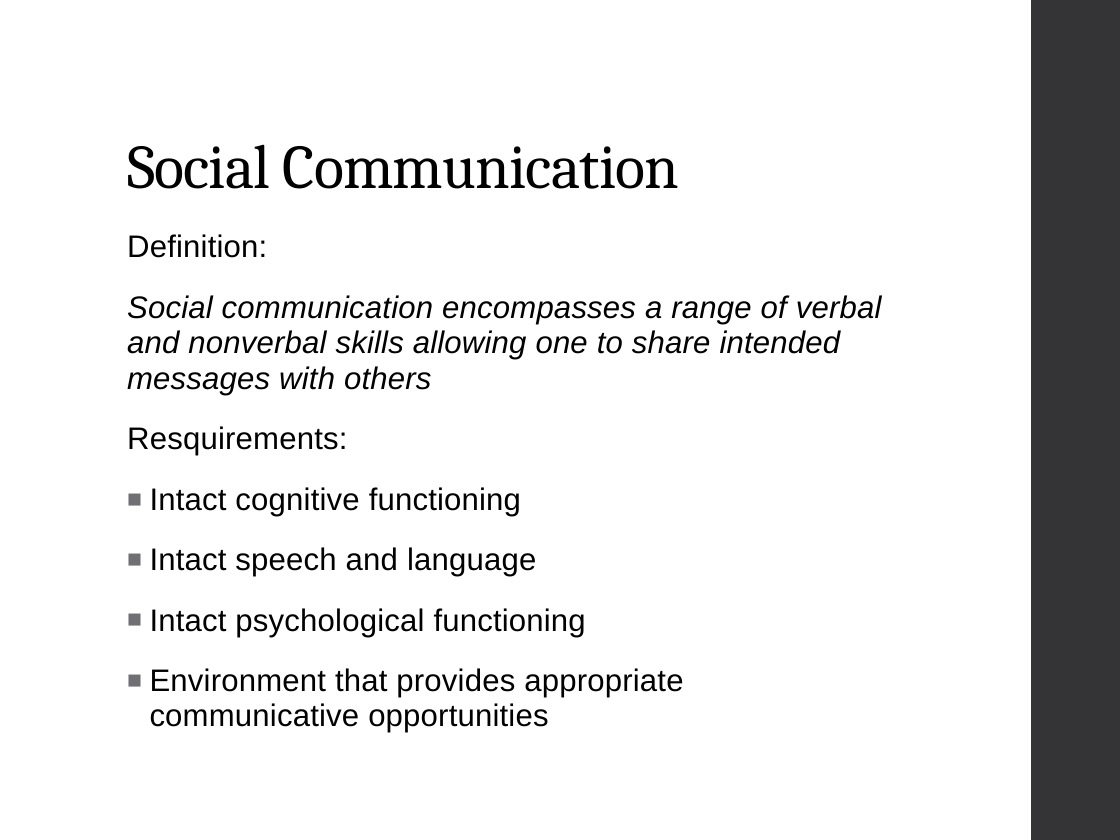
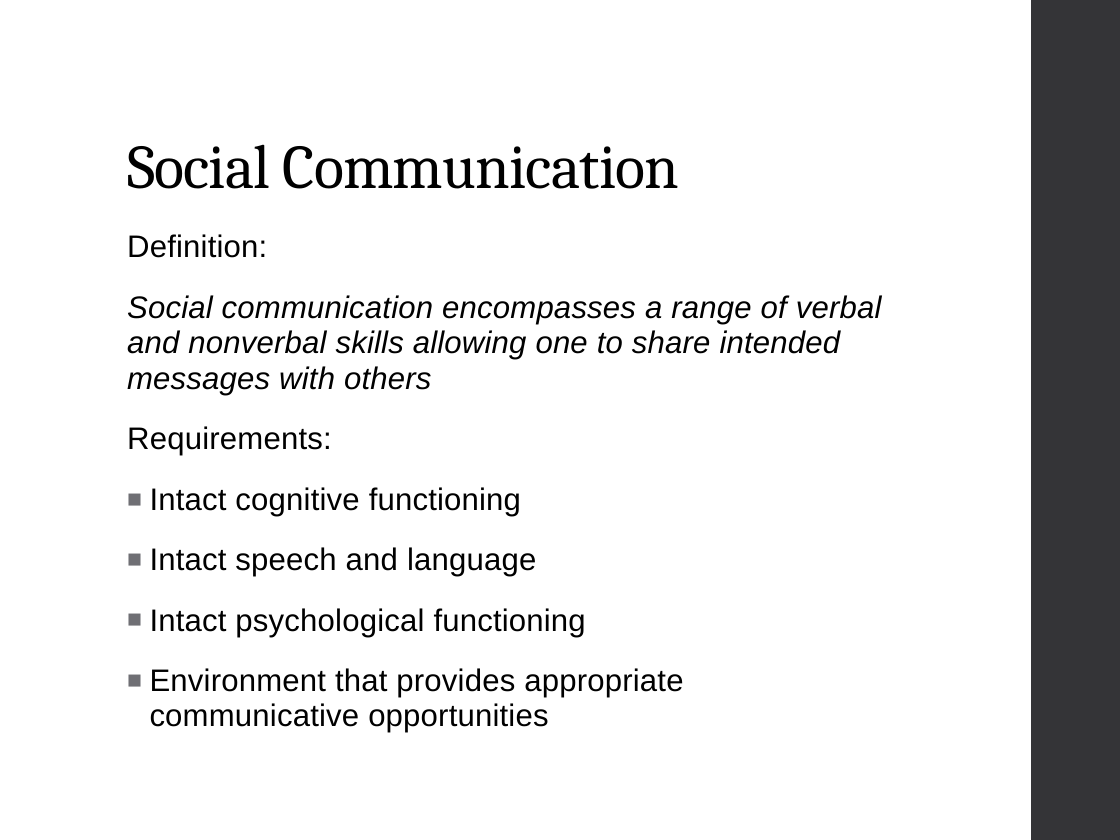
Before and after one commit to Jim-Wright90/cds_663_winter_2021, a slide deck: slide 19 of slides/Week1_21.pptx. Drawn at 1120x840 pixels with LibreOffice and Linux fonts; fonts in the diff are those of the drawing. Boxes give left, top, right and bottom in pixels: in the first picture for what was removed or moved away, otherwise in the second. Text is boxed around its words. In the diff, an @@ line names an element or a change of style, - is before the commit and + after.

```diff
--- a/slides/Week1_21.pptx
+++ b/slides/Week1_21.pptx
@@ text at <box>127,426,332,456</box>: text changed @@
-Resquirements:
+Requirements:
```
Also in this commit, not shown: 7 other slides changed, 2 slides removed, 6 other files.
